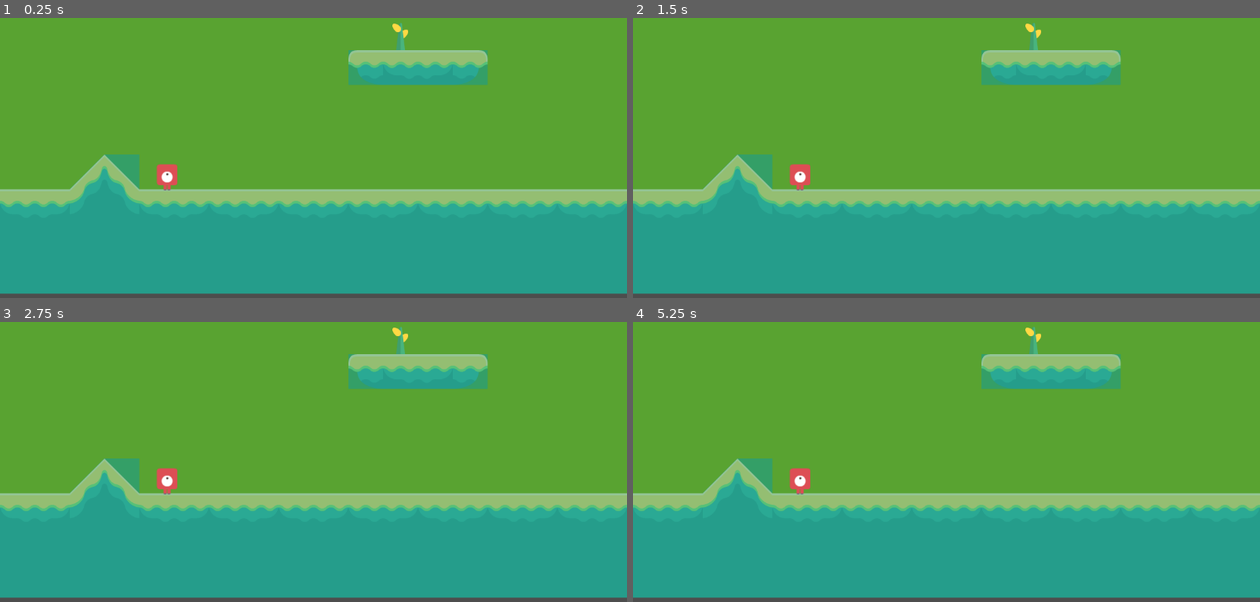
Above: before the commit, frames 1-4 (two rows, left to right).
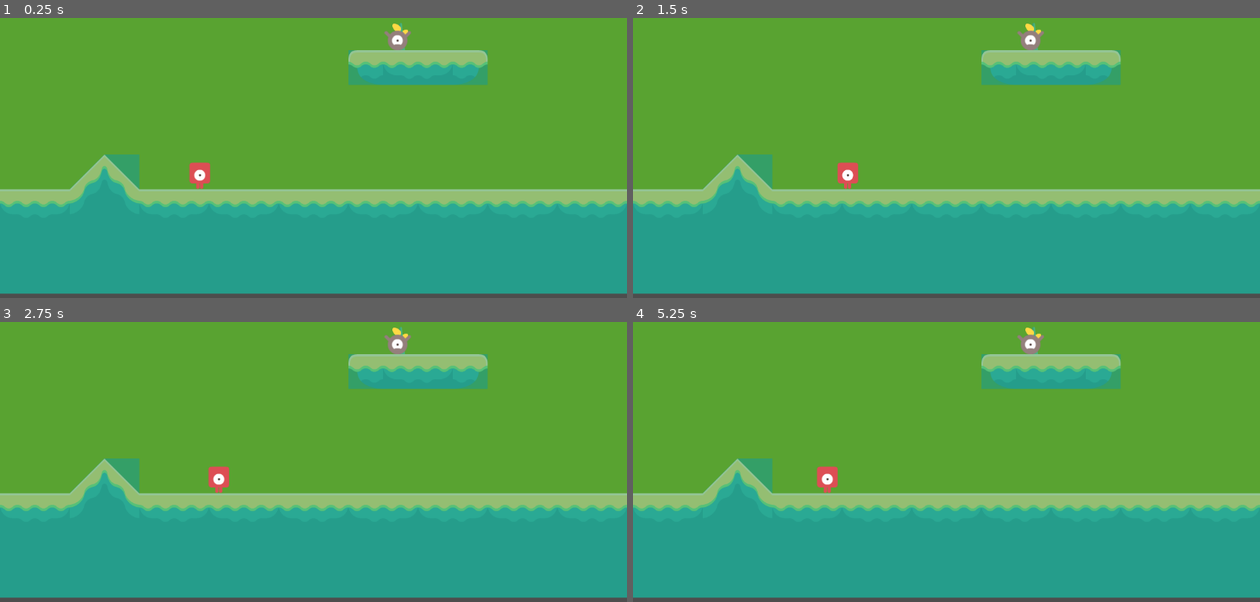
Above: after the commit, the same moments.

Repository: Kimmm-c/gunny-clone
Game: Godot game, scene res://tutorial.tscn
Two runs of this game, one before a commit and one after it. Both use one fixed random seed, a clock stepped at 60 frames per second and the inputs below.
Inputs:
- Up to frame 1 (0.25 s): no input
- Up to frame 2 (1.5 s): tap Enter at 0.5 s; hold Right (player_moves_right, bound only after the commit) 0.53-1.28 s; hold Down (decrease_shooting_angle, bound only after the commit) 0.53-1.28 s; tap Up (increase_shooting_angle, bound only after the commit) at 0.8, 1.35 s; hold Left (player_moves_left, bound only after the commit) from 1.28 s (still down)
- Up to frame 3 (2.75 s): tap Space (shoot, bound only after the commit) at 1.55 s; release Left (player_moves_left, bound only after the commit) at 2.03 s; hold Right (player_moves_right, bound only after the commit) from 2.03 s (still down); hold Space (shoot, bound only after the commit) from 2.03 s (still down); tap Down (decrease_shooting_angle, bound only after the commit) at 2.3 s
- Up to frame 4 (5.25 s): release Space (shoot, bound only after the commit) at 2.78 s; tap Down (decrease_shooting_angle, bound only after the commit) at 2.85, 4.55 s; tap Up (increase_shooting_angle, bound only after the commit) at 3.05 s; release Right (player_moves_right, bound only after the commit) at 3.53 s; hold Up (increase_shooting_angle, bound only after the commit) 3.53-4.28 s; hold Left (player_moves_left, bound only after the commit) from 3.53 s (still down); tap Space (shoot, bound only after the commit) at 3.8, 4.35 s; hold Down (decrease_shooting_angle, bound only after the commit) from 5.03 s (still down)

The runs differ from the first frame. In frame 1, 0.7% of the frame differs, in the area x 24-66%, y 4-62%; in frame 2, 0.7%; in frame 3, 0.7%; in frame 4, 0.8%.

Commit message:
implemented user input handlers

Diff:
--- a/boss.gd
+++ b/boss.gd
@@ -1,15 +1,16 @@
 extends RigidBody2D
 
+#
 signal boss_is_dead
 @export var minions_per_spawn = 3
 @export var health = 25000
-
-func spawn_minions():
-	pass
 
 
 func _on_body_shape_entered(body_rid: RID, body: Node, body_shape_index: int, local_shape_index: int) -> void:
 	#if collide with stone
 	#reduce health
 	#if health <= 0 after updating, emit boss_is_dead signal
-	pass # Replace with function body.
+	if body.name == "stone":
+		health -= body.damage
+		if health <= 0:
+			boss_is_dead.emit()
--- a/player.gd
+++ b/player.gd
@@ -2,6 +2,7 @@
 
 @export var player_position = Vector2(200, 200)
 @export var health = 25000
+@export var speed = 50
 var player_state
 
 enum PlayerState {
@@ -9,5 +10,16 @@
 	DEAD
 }
 
+func _physics_process(delta: float) -> void:
+	var direction = Vector2.ZERO
+
+	if Input.is_action_pressed("player_moves_left"):
+		direction.x -= 1
+	elif Input.is_action_pressed("player_moves_right"):
+		direction.x += 1
+
+	velocity = direction * speed
+	move_and_slide()
+
 func _ready() -> void:
 	player_state = PlayerState.ALIVE
--- a/player.tscn
+++ b/player.tscn
@@ -6,11 +6,9 @@
 [sub_resource type="RectangleShape2D" id="RectangleShape2D_onrkg"]
 size = Vector2(34, 36)
 
-[node name="Player" type="RigidBody2D"]
+[node name="Player" type="CharacterBody2D"]
 collision_layer = 4
 collision_mask = 3
-contact_monitor = true
-max_contacts_reported = 5
 script = ExtResource("1_onrkg")
 metadata/_edit_group_ = true
 
--- a/project.godot
+++ b/project.godot
@@ -15,6 +15,34 @@
 config/features=PackedStringArray("4.4", "Mobile")
 config/icon="res://icon.svg"
 
+[input]
+
+player_moves_left={
+"deadzone": 0.2,
+"events": [Object(InputEventKey,"resource_local_to_scene":false,"resource_name":"","device":-1,"window_id":0,"alt_pressed":false,"shift_pressed":false,"ctrl_pressed":false,"meta_pressed":false,"pressed":false,"keycode":0,"physical_keycode":4194319,"key_label":0,"unicode":0,"location":0,"echo":false,"script":null)
+]
+}
+player_moves_right={
+"deadzone": 0.2,
+"events": [Object(InputEventKey,"resource_local_to_scene":false,"resource_name":"","device":-1,"window_id":0,"alt_pressed":false,"shift_pressed":false,"ctrl_pressed":false,"meta_pressed":false,"pressed":false,"keycode":0,"physical_keycode":4194321,"key_label":0,"unicode":0,"location":0,"echo":false,"script":null)
+]
+}
+increase_shooting_angle={
+"deadzone": 0.2,
+"events": [Object(InputEventKey,"resource_local_to_scene":false,"resource_name":"","device":-1,"window_id":0,"alt_pressed":false,"shift_pressed":false,"ctrl_pressed":false,"meta_pressed":false,"pressed":false,"keycode":0,"physical_keycode":4194320,"key_label":0,"unicode":0,"location":0,"echo":false,"script":null)
+]
+}
+decrease_shooting_angle={
+"deadzone": 0.2,
+"events": [Object(InputEventKey,"resource_local_to_scene":false,"resource_name":"","device":-1,"window_id":0,"alt_pressed":false,"shift_pressed":false,"ctrl_pressed":false,"meta_pressed":false,"pressed":false,"keycode":0,"physical_keycode":4194322,"key_label":0,"unicode":0,"location":0,"echo":false,"script":null)
+]
+}
+shoot={
+"deadzone": 0.2,
+"events": [Object(InputEventKey,"resource_local_to_scene":false,"resource_name":"","device":-1,"window_id":0,"alt_pressed":false,"shift_pressed":false,"ctrl_pressed":false,"meta_pressed":false,"pressed":false,"keycode":0,"physical_keycode":32,"key_label":0,"unicode":32,"location":0,"echo":false,"script":null)
+]
+}
+
 [layer_names]
 
 2d_physics/layer_1="stone"
--- a/shot.gd
+++ b/shot.gd
@@ -1,4 +1,22 @@
 extends Node2D
 
-@export var shooting_power = 0.5
+signal shoot
+@export var shooting_power = 0.0
 @export var shooting_angle = 30
+var power_is_increasing = true
+
+func _physics_process(delta: float) -> void:
+	if Input.is_action_pressed("increase_shooting_angle"):
+		shooting_angle += 1
+	elif Input.is_action_pressed("decrease_shooting_angle"):
+		shooting_angle -= 1
+	elif Input.is_action_pressed("shoot"):
+		if shooting_power == 1.0:
+			power_is_increasing = !power_is_increasing
+
+		if power_is_increasing:
+			shooting_power += 0.1
+		else:
+			shooting_power -= 0.1
+	elif Input.is_action_just_released("shoot"):
+		shoot.emit()
--- a/tutorial.gd
+++ b/tutorial.gd
@@ -1,6 +1,10 @@
 extends Node2D
 
 @export var stone_scene: PackedScene
+var is_player_turn = true
+
+func _physics_process(delta: float) -> void:
+	pass
 
 func _on_stone_hit(collider_rid, collider_body) -> void:
 	if collider_body.name == "ground":
@@ -12,8 +16,13 @@
 
 		#ground.set_cell(tile_coord, -1, Vector2i(-1, -1), -1)
 
+func shoot() -> void:
+	pass
 
-func _on_timer_timeout() -> void:
+func _on_player_timer_timeout() -> void:
+	shoot()
+
+func _on_stone_timer_timeout() -> void:
 	var rand_angle_degree = randf_range(30, 90)
 	var rand_angle_rad = deg_to_rad(rand_angle_degree)
 
--- a/tutorial.tscn
+++ b/tutorial.tscn
@@ -3,10 +3,8 @@
 [ext_resource type="Script" path="res://tutorial.gd" id="1_ehuit"]
 [ext_resource type="PackedScene" uid="uid://epdo1nsksbdu" path="res://tutorial_level.tscn" id="1_yb1ct"]
 [ext_resource type="PackedScene" uid="uid://doskty1qqadix" path="res://stone.tscn" id="2_ehuit"]
-[ext_resource type="Texture2D" uid="uid://cd8gs3udu4n54" path="res://kenney_abstract-platformer/PNG/Players/Player Red/playerRed_up1.png" id="4_5mrt3"]
-
-[sub_resource type="RectangleShape2D" id="RectangleShape2D_5mrt3"]
-size = Vector2(38, 46)
+[ext_resource type="PackedScene" uid="uid://yo1omiogcwur" path="res://boss.tscn" id="5_rwowx"]
+[ext_resource type="PackedScene" uid="uid://bskls1p343n00" path="res://player.tscn" id="6_hu44a"]
 
 [node name="tutorial" type="Node2D"]
 script = ExtResource("1_ehuit")
@@ -14,23 +12,19 @@
 
 [node name="tutorial_level" parent="." instance=ExtResource("1_yb1ct")]
 
+[node name="PlayerTimer" type="Timer" parent="."]
+wait_time = 10.0
+one_shot = true
+
+[node name="EnemyTimer" type="Timer" parent="."]
+
 [node name="StoneTimer" type="Timer" parent="."]
-wait_time = 2.0
-autostart = true
 
-[node name="character" type="RigidBody2D" parent="."]
-position = Vector2(307, 424)
-collision_layer = 4
-collision_mask = 2
-can_sleep = false
-metadata/_edit_group_ = true
+[node name="Boss" parent="." instance=ExtResource("5_rwowx")]
+position = Vector2(731, 174)
 
-[node name="Sprite2D" type="Sprite2D" parent="character"]
-texture = ExtResource("4_5mrt3")
+[node name="Player" parent="." instance=ExtResource("6_hu44a")]
+position = Vector2(367, 423)
 
-[node name="CollisionShape2D" type="CollisionShape2D" parent="character"]
-position = Vector2(0, -1)
-shape = SubResource("RectangleShape2D_5mrt3")
-debug_color = Color(0, 0.6, 0.701961, 0.552941)
-
-[connection signal="timeout" from="StoneTimer" to="." method="_on_timer_timeout"]
+[connection signal="timeout" from="PlayerTimer" to="." method="_on_player_timer_timeout"]
+[connection signal="timeout" from="StoneTimer" to="." method="_on_stone_timer_timeout"]
